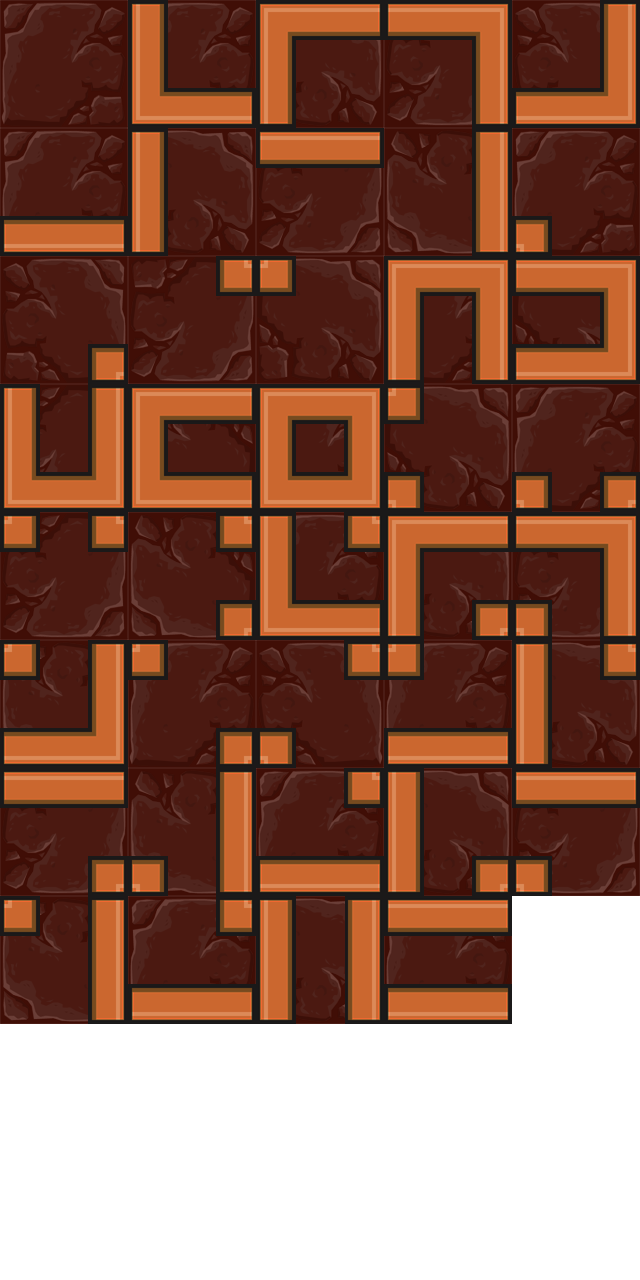
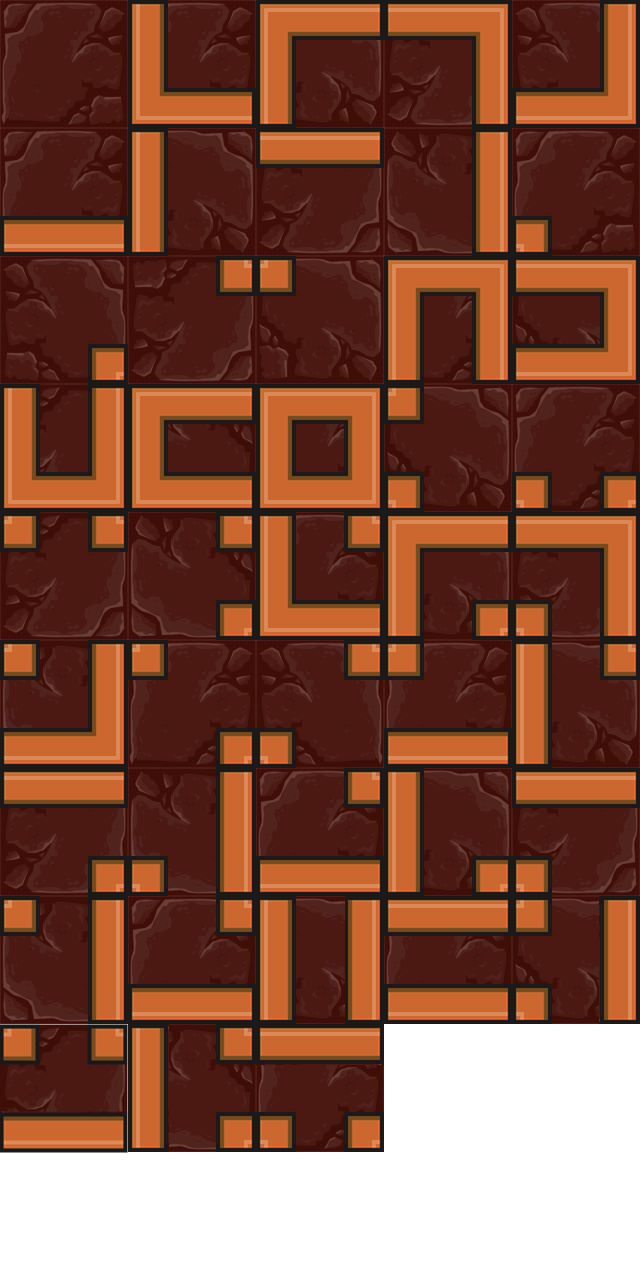
Layered file, before and after one edit (w=640, h=1280). Changes by layer:
added layer "Walls 43" above "Walls 42" over [256, 1024, 384, 1152]
added layer "Walls 42" above "Walls 41" over [128, 1024, 256, 1152]
added layer "Walls 41" above "Walls 40" over [0, 1024, 128, 1153]
added layer "Walls 40" above "Walls 39.png" over [512, 896, 640, 1024]
